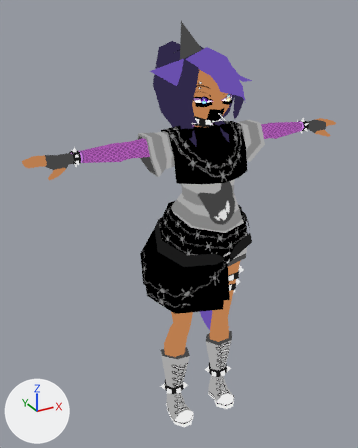
Before and after pictures for a commit that changed the Blender file resources/models/characters/jux/jux.blend.
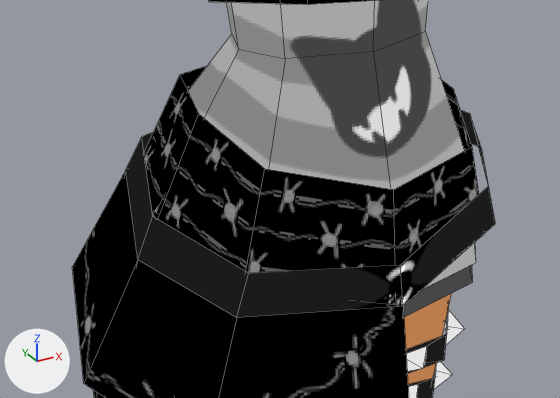
The first picture shows the older version from a 50 mm camera at (-0.926, -1.488, 1.668) aimed at (-0.037, 0.128, 0.86). The close-ups show the older and then the newer version on the part from 34% to 75% of the width and 41% to 64% of the height of that picture. Only the edits that show in the close-ups are written down. Lighting does not change. The marker at lower left points along +X, +Y and +Z. The close-ups show mesh edges as thin lines.

The scene before the commit, as lines of its bpy script (objects in view):
```python
me_jux_model = bpy.data.meshes.new('jux_model')
me_jux_model.from_pydata(...)  # 1419 vertices, 1392 faces, 1 loose edge; spans x -0.64..0.64, y -0.18..0.35, z 0.0..1.62
me_jux_model.materials.append(mat_jux_material)  # picture img_jux_albedo_psd
ob_jux_model = bpy.data.objects.new('jux_model', me_jux_model)
ob_jux_model.location = (0.0, 0.0, 0.0)
```
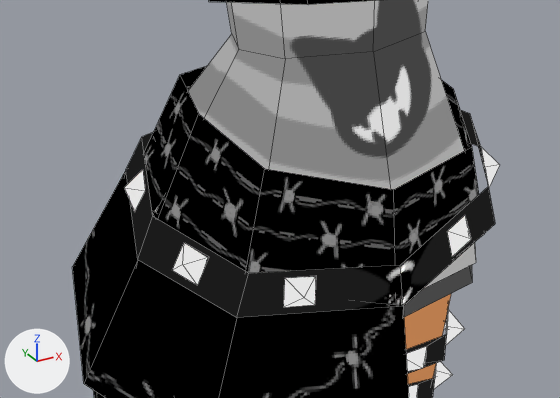
Diff of the bpy script that builds the scene:
```diff
--- a/resources/models/characters/jux/jux.blend.py
+++ b/resources/models/characters/jux/jux.blend.py
@@ me_jux_model @@
 # used by ob_jux_model
-me_jux_model.from_pydata(...)  # 1419 vertices, 1392 faces, 1 loose edge; spans x -0.64..0.64, y -0.18..0.35, z 0.0..1.62
+me_jux_model.from_pydata(...)  # 1459 vertices, 1424 faces, 1 loose edge; spans x -0.64..0.64, y -0.18..0.35, z 0.0..1.62
+# me_jux_model part 1
+# 40 vertices are added at x -0.19..0.19, y -0.14..0.12, z 0.81..0.92
+# 32 new faces join them
 me_jux_model.materials.append(mat_jux_material)
```

Location of each change, [x1, y1, x2, y2] in pixels of the close-ups (560 x 398 px):
'jux_model', reshaped: before [73, 0, 495, 398]; after [73, 0, 500, 398]
part 1 of me_jux_model, added: after [124, 147, 500, 307]
